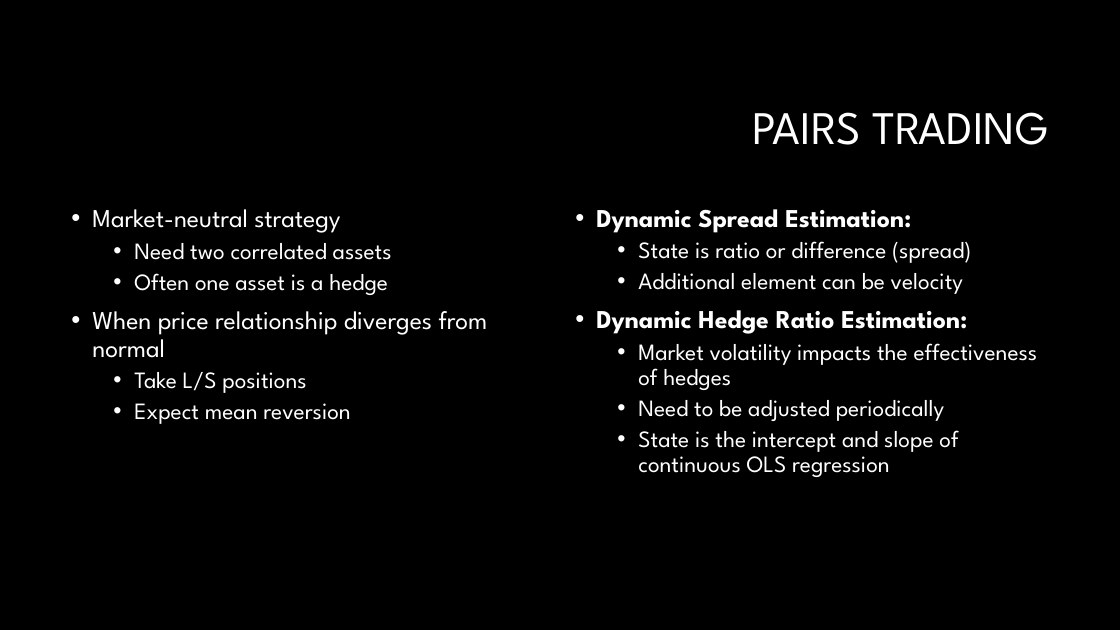
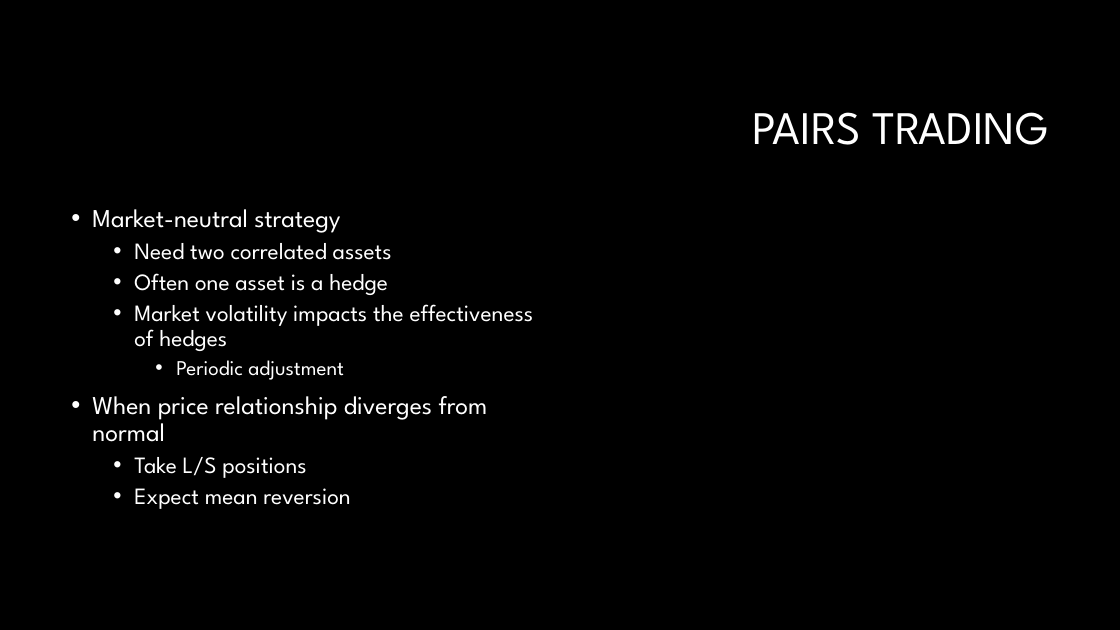
Before and after one commit to markblefevre/presentations, a slide deck: slide 4 of Kalman Filter/KALMAN FILTER FIN 2025.pptx. Drawn at 1120x630 pixels with LibreOffice and Linux fonts; fonts in the diff are those of the drawing; grey boxes stand for pictures; background and template pictures are left out. Boxes give left, top, right and bottom in pixels: in the first picture for what was removed or moved away, otherwise in the second. Text is boxed around its words. In the diff, an @@ line names an element or a change of style, - is before the commit and + after.

Commit message:
Updated presentation

```diff
--- a/Kalman Filter/KALMAN FILTER FIN 2025.pptx
+++ b/Kalman Filter/KALMAN FILTER FIN 2025.pptx
@@ text removed at (596, 209, 1038, 477) @@
-• Dynamic Spread Estimation:
-  • State is ratio or difference (spread)
-  • Additional element can be velocity
-• Dynamic Hedge Ratio Estimation:
-  • Market volatility impacts the effectiveness of hedges
-  • Need to be adjusted periodically
-  • State is the intercept and slope of continuous OLS regression
@@ text at (134, 304, 534, 380): paragraphs added @@
+  • Market volatility impacts the effectiveness of hedges
+    • Periodic adjustment
```
Also in this commit, not shown: 2 other slides changed, 1 slide added.
